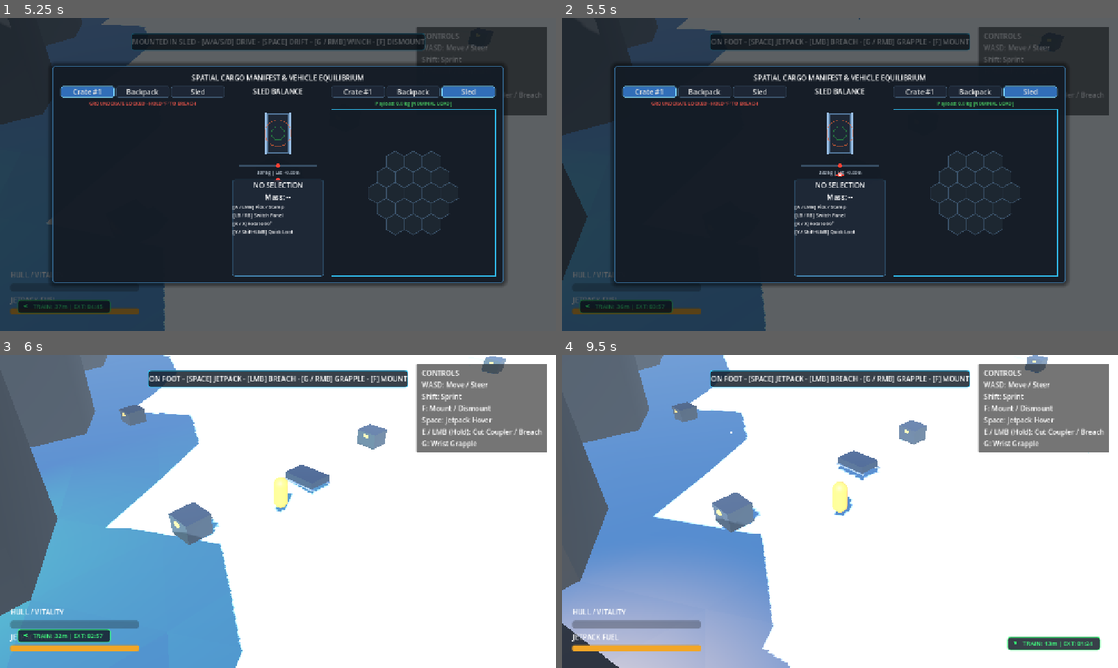
Above: before the commit, frames 1-4 (two rows, left to right).
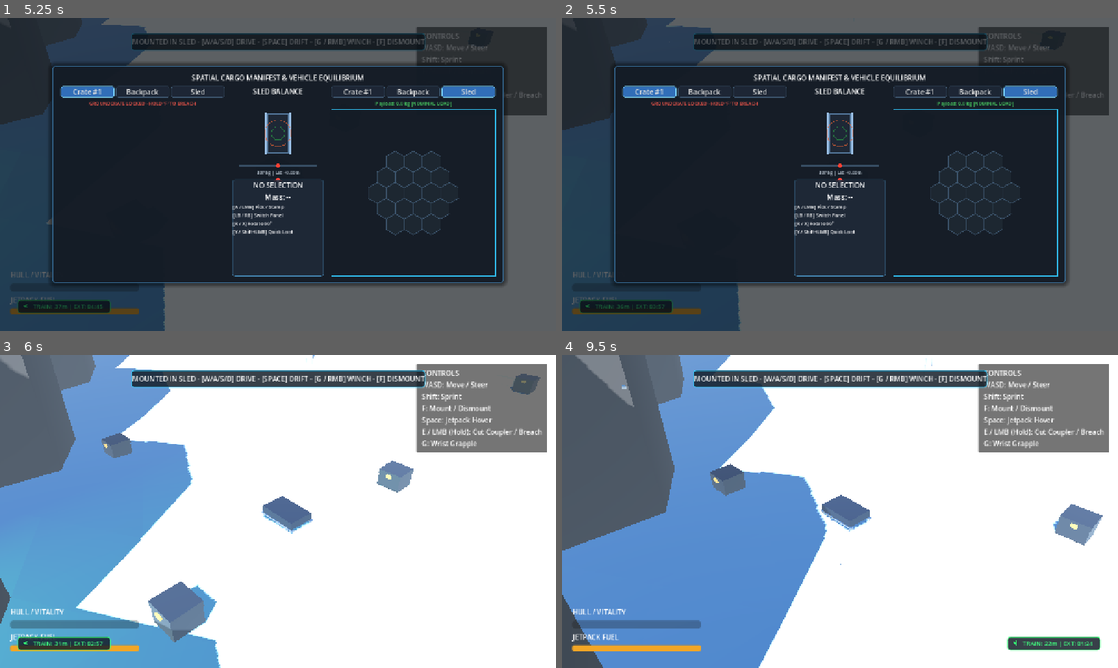
Above: after the commit, the same moments.

Repository: mcintalmo/drift
Game: Godot game, scene res://scenes/world/ActiveTrainHeistSector.tscn
Two runs of this game, one before a commit and one after it. Both use one fixed random seed, a clock stepped at 60 frames per second and the inputs below. This scene is started directly instead of the project's main scene.
Inputs (mouse positions are in pixels of both pictures, inside the frame that each line leads up to):
- Up to frame 1 (5.25 s): tap Enter (ui_accept) at 0.5, 0.77, 2, 3.77 s; move the mouse to (400, 158) at 0.52 s; hold D (steer_right) 0.53-1.25 s; hold F (pilot_mount_dismount) 0.53-1.25 s; click (400, 158) at 0.67 s; drag from (166, 190) to (250, 237) at 1.27 s; move the mouse to (333, 105) at 2.02 s; press the mouse at (333, 105) at 2.03 s; hold D (steer_right) 2.03-2.75 s; tap F (pilot_mount_dismount) at 2.3 s; release the mouse at (333, 105) at 2.75 s; drag from (250, 237) to (111, 127) at 2.77 s; move the mouse to (444, 221) at 3.52 s; hold Q (pilot_lean_left) 3.53-4.25 s; hold F (pilot_mount_dismount) 3.53-4.25 s; tap G (pilot_wrist_grapple) at 3.6 s; tap Tab (pause_inventory) at 4.15 s; drag from (411, 193) to (194, 96) at 4.27 s; move the mouse to (305, 174) at 5.02 s; hold S (brake_reverse) from 5.03 s (still down); hold R (winch_reel) from 5.03 s (still down); click (305, 174) at 5.17 s
- Up to frame 2 (5.5 s): keep holding S (brake_reverse); keep holding R (winch_reel); tap F (pilot_mount_dismount) at 5.3 s
- Up to frame 3 (6 s): tap Escape (ui_cancel) at 5.65 s; release S (brake_reverse) at 5.75 s; release R (winch_reel) at 5.75 s; drag from (194, 433) to (166, 527) at 5.77 s
- Up to frame 4 (9.5 s): move the mouse to (962, 495) at 6.52 s; hold W (accelerate) 6.53-7.25 s; hold E (pilot_interact) 6.53-7.25 s; tap Enter (ui_accept) at 6.77 s; tap F (pilot_mount_dismount) at 6.8 s; drag from (728, 527) to (812, 574) at 7.27 s; move the mouse to (895, 442) at 8.02 s; hold S (brake_reverse) 8.03-8.75 s; hold F (pilot_mount_dismount) 8.03-8.75 s; drag from (812, 574) to (673, 464) at 8.77 s

Frame 1 is identical in both runs. In frame 2, 3.0% of the frame differs, in the area x 0-77%, y 0-100%; in frame 3, 20%; in frame 4, 29%, in the area x 0-98%, y 0-100%.

Commit message:
Block pilot world interaction clicks and prevent re-triggering inventory layout when UI is open

Diff:
--- a/scripts/entities/pilot/pilot.gd
+++ b/scripts/entities/pilot/pilot.gd
@@ -41,6 +41,9 @@
 
 func _unhandled_input(event: InputEvent) -> void:
 	if event.is_action_pressed(&"pilot_mount_dismount"):
+		var uis: Array[Node] = get_tree().root.find_children("*HexInventoryUI*", "HexInventoryUI", true, false) if is_inside_tree() else []
+		if not uis.is_empty() and (uis[0] as HexInventoryUI).is_open:
+			return
 		if is_mounted_in_sled and current_sled:
 			dismount_from_sled()
 		else:
--- a/scripts/state_machine/pilot_states/pilot_walking_state.gd
+++ b/scripts/state_machine/pilot_states/pilot_walking_state.gd
@@ -6,12 +6,23 @@
 @export var grapple: PilotGrappleComponent
 @export var weapon_socket: WeaponSocketComponent
 
-const TrainHitchPlatformClass = preload("res://scripts/entities/world/train_hitch_platform.gd")
-
 var _prev_riding_car: TrainCar = null
 
 func physics_update(delta: float) -> void:
 	if not pilot:
+		return
+
+	var inv_ui: Node = _get_inventory_ui()
+	if inv_ui and inv_ui.get("is_open") == true:
+		var donut: ActionProgressDonut = _get_action_donut()
+		if donut and donut.is_channeling:
+			donut.cancel_channel()
+		# Do not process locomotion or attack/interact inputs when inventory is open
+		pilot.velocity.x = move_toward(pilot.velocity.x, 0.0, 20.0 * delta)
+		pilot.velocity.z = move_toward(pilot.velocity.z, 0.0, 20.0 * delta)
+		if not pilot.is_on_floor():
+			pilot.velocity.y -= 9.81 * delta
+		pilot.move_and_slide()
 		return
 
 	var riding_car: TrainCar = _get_riding_train_car()
@@ -68,10 +79,10 @@
 			if target_interactable:
 				if target_interactable is GroundCrate:
 					var crate: GroundCrate = target_interactable as GroundCrate
-					var inv_ui: HexInventoryUI = _get_inventory_ui()
 					crate.interact_loot(pilot, donut, func() -> void:
-						if inv_ui:
-							inv_ui.open_contextual_inventory()
+						var ui_node: Node = _get_inventory_ui()
+						if ui_node and ui_node.has_method("open_contextual_inventory"):
+							ui_node.call("open_contextual_inventory")
 					)
 				elif target_interactable.has_method("interact_plasma_torch"):
 					target_interactable.call("interact_plasma_torch", pilot, donut)
@@ -241,12 +252,12 @@
 		return donuts[0] as ActionProgressDonut
 	return null
 
-func _get_inventory_ui() -> HexInventoryUI:
+func _get_inventory_ui() -> Node:
 	if not pilot or not pilot.is_inside_tree():
 		return null
-	var uis: Array[Node] = pilot.get_tree().root.find_children("*HexInventoryUI*", "HexInventoryUI", true, false)
-	if not uis.is_empty() and uis[0] is HexInventoryUI:
-		return uis[0] as HexInventoryUI
+	var uis: Array[Node] = pilot.get_tree().root.find_children("*HexInventoryUI*", "", true, false)
+	if not uis.is_empty():
+		return uis[0]
 	return null
 
 ## Detects if the pilot is standing on or riding a TrainCar, CircularHitchPlatform, or inside Boxcar
@@ -286,7 +297,7 @@
 		if node is TrainCar and node.visible:
 			var car: TrainCar = node as TrainCar
 			var local_pos: Vector3 = car.global_transform.affine_inverse() * pilot.global_position
-			if car is TrainHitchPlatformClass or car.name.begins_with("CircularHitch") or car.name.begins_with("Hitch"):
+			if ("lead_car" in car) or car.name.begins_with("CircularHitch") or car.name.begins_with("Hitch"):
 				# Hitch turntable circular platform: standing surface at Y >= 0.75
 				if Vector2(local_pos.x, local_pos.z).length() <= 1.65 and local_pos.y >= 0.75 and local_pos.y <= 2.8:
 					return car
--- a/scripts/ui/hex_inventory_ui.gd
+++ b/scripts/ui/hex_inventory_ui.gd
@@ -171,6 +171,9 @@
 				active_grid.set_custom_drag_preview(held_item, held_rotation_step, active_grid.cursor_cell, is_valid)
 
 func open_contextual_inventory() -> void:
+	if is_open:
+		return
+
 	_discover_scene_inventories()
 
 	if not discovered_crates.is_empty():
--- a/test/unit/test_pilot_locomotion.gd
+++ b/test/unit/test_pilot_locomotion.gd
@@ -177,15 +177,13 @@
 		]
 	}
 
-const PilotWalkingStateClass = preload("res://scripts/state_machine/pilot_states/pilot_walking_state.gd")
-
 func _test_pilot_moving_train_roof_physics_coupling() -> Dictionary:
 	var car: TrainCar = TrainCar.new()
 	car.forward_speed_ms = 14.5
 	car.rotation = Vector3.ZERO
 
-	var walk_state: PilotWalkingState = PilotWalkingStateClass.new()
-	var extracted_vel: Vector3 = walk_state._extract_body_velocity(car)
+	var walk_state: Node = load("res://scripts/state_machine/pilot_states/pilot_walking_state.gd").new()
+	var extracted_vel: Vector3 = walk_state.call("_extract_body_velocity", car)
 
 	# Moving train velocity along forward vector -Z (0, 0, -14.5)
 	var passed: bool = is_equal_approx(extracted_vel.z, -14.5) and is_equal_approx(extracted_vel.x, 0.0)
